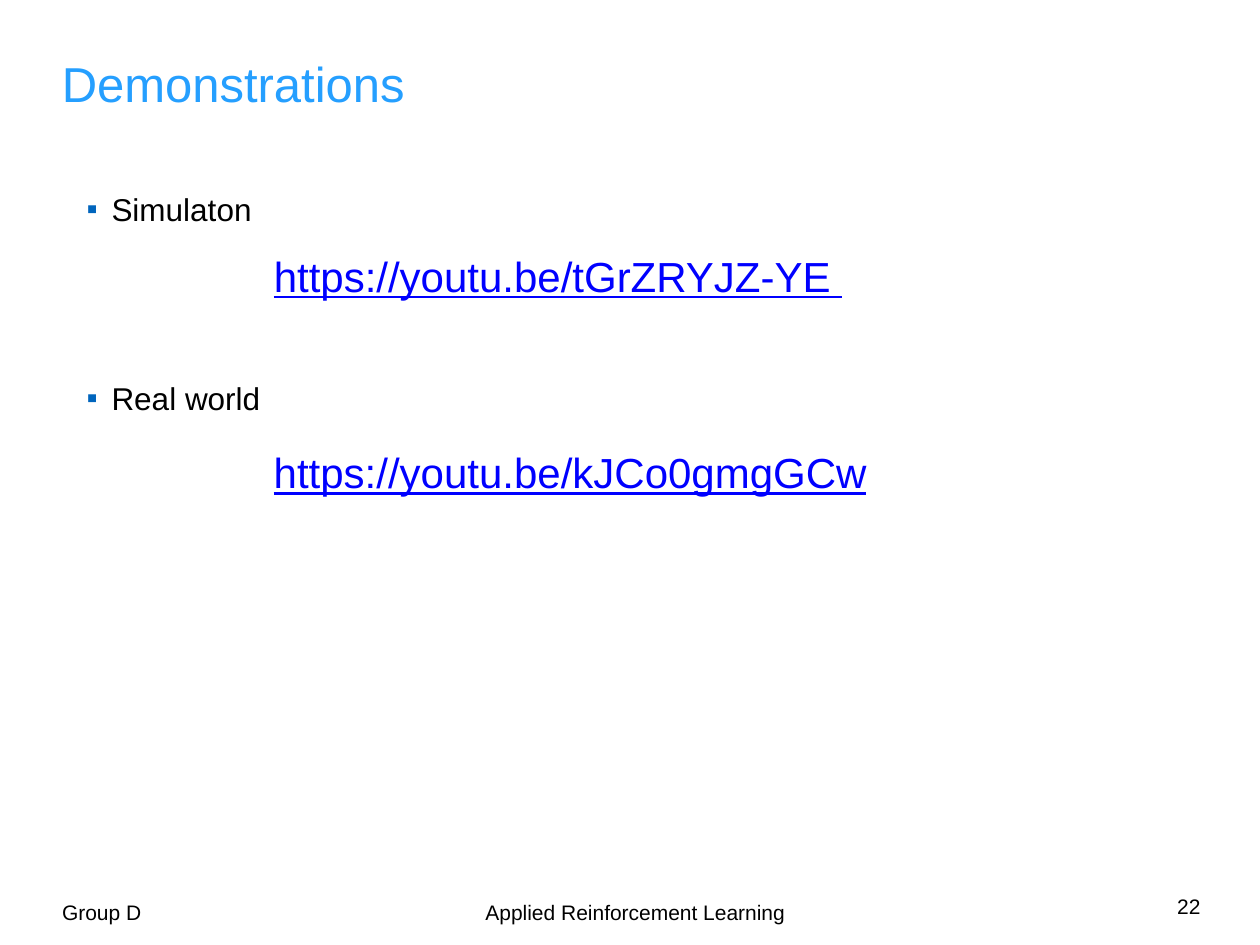
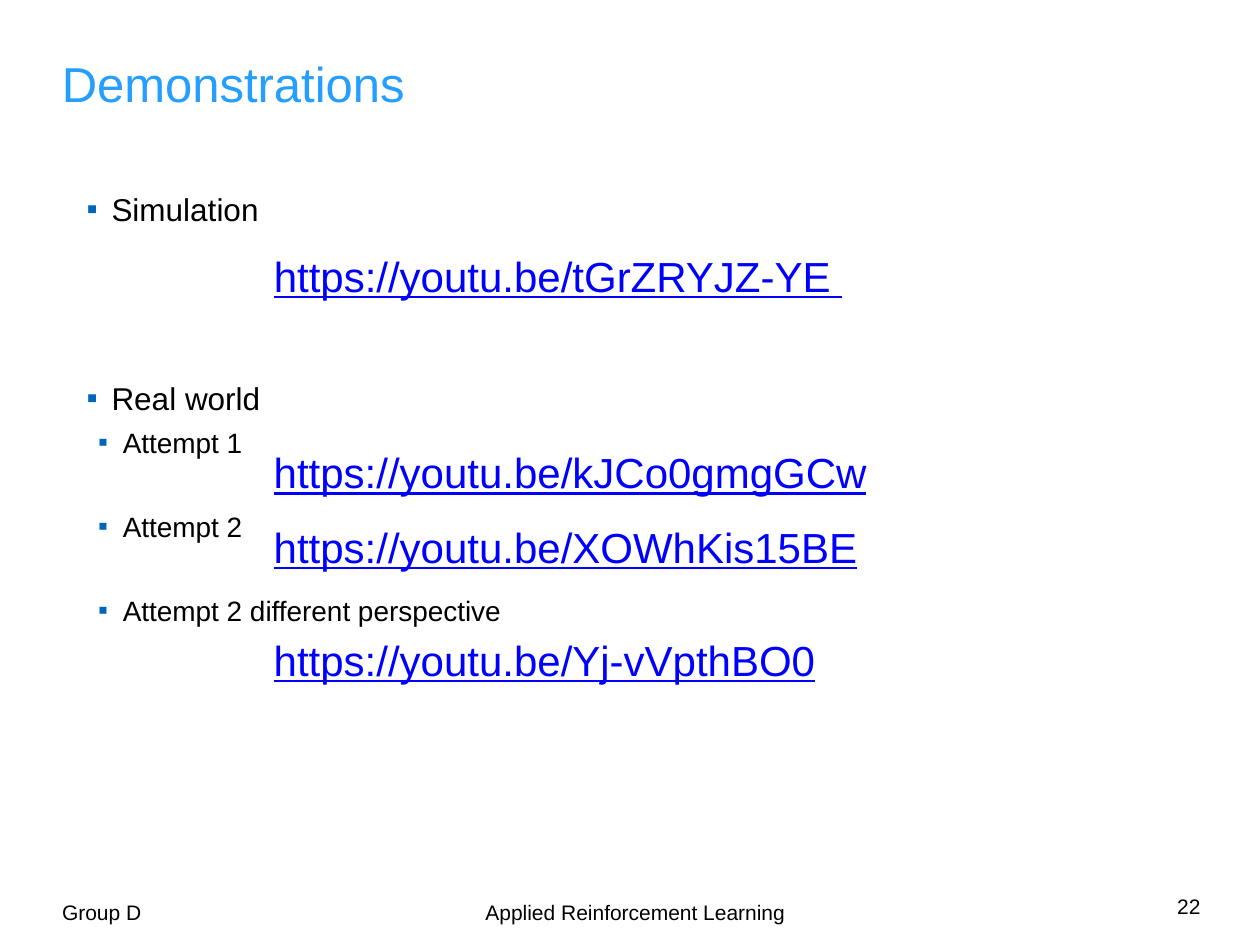
Before and after one commit to uzairakbar/rl-obstacle-avoidance, a slide deck: slide 22 of project_documentation/project_presentations/final_presentation/adp_final_presentation_v1.pptx. Drawn at 1260x945 pixels with LibreOffice and Linux fonts; fonts in the diff are those of the drawing; background and template pictures are left out. Boxes give left, top, right and bottom in pixels: in the first picture for what was removed or moved away, otherwise in the second. Text is boxed around its words. In the diff, an @@ line names an element or a change of style, - is before the commit and + after.

```diff
--- a/project_documentation/project_presentations/final_presentation/adp_final_presentation_v1.pptx
+++ b/project_documentation/project_presentations/final_presentation/adp_final_presentation_v1.pptx
@@ text at [112, 198, 259, 222]: text changed @@
-  ▪ Simulaton
+  ▪ Simulation
@@ text at [123, 433, 501, 626]: paragraphs added @@
+    ▪ Attempt 1
+    ▪ Attempt 2
+    ▪ Attempt 2 different perspective
@@ text added at [274, 532, 857, 571], 24 pt, text #0000FF, underline @@
+https://youtu.be/XOWhKis15BE
@@ text added at [274, 645, 815, 685], 24 pt, text #0000FF, underline @@
+https://youtu.be/Yj-vVpthBO0
```
Also in this commit, not shown: 1 other slide changed.
